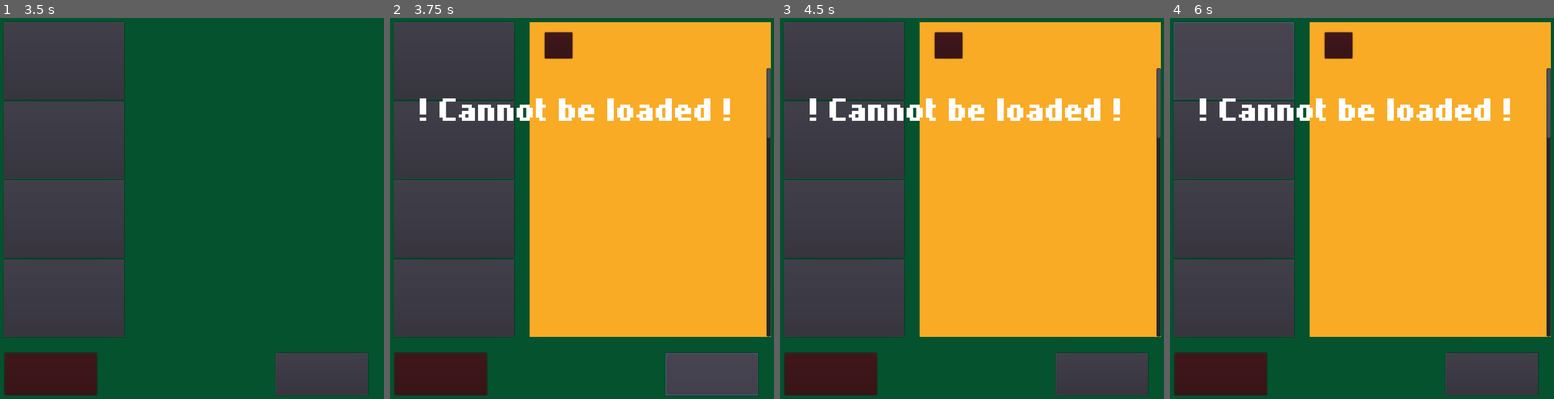
Above: before the commit, frames 1-4 (left to right).
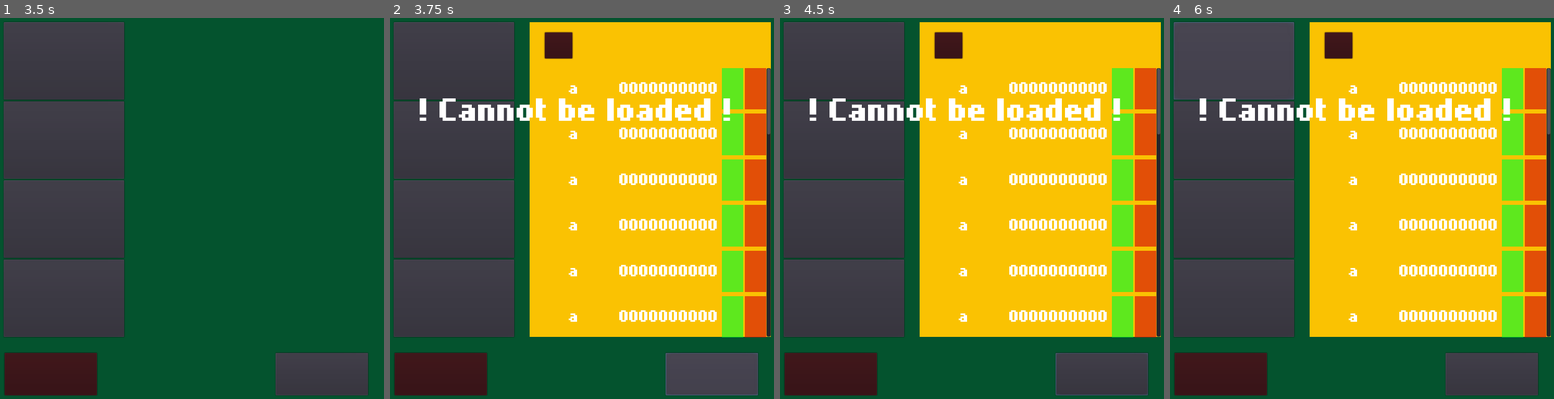
Above: after the commit, the same moments.

Repository: UPDCS192Group4/PusoyDosOnline
Game: Godot game, scene res://Home/Home.tscn
Two runs of this game, one before a commit and one after it. Both use one fixed random seed, a clock stepped at 60 frames per second and the inputs below. This scene is started directly instead of the project's main scene.
Inputs (mouse positions are in pixels of both pictures, inside the frame that each line leads up to):
- Up to frame 1 (3.5 s): click "LEADERBOARDS" at 0.5 s; click "Rules" at 1.25 s; click "Donate" at 2 s; click "HOME" at 2.75 s
- Up to frame 2 (3.75 s): click "FRIENDS" at 3.5 s
- Up to frame 3 (4.5 s): click (1037, 67) at 4.27 s
- Up to frame 4 (6 s): click (1534, 90) at 5.02 s; click "PLAY" at 5.75 s

Frame 1 is identical in both runs. In frame 2, 49% of the frame differs, in the area x 36-100%, y 1-84%; in frame 3, 49%, in the area x 36-100%, y 1-100%; in frame 4, 49%.

Commit message:
Improved player labels in friendlist; added accept and reject buttons

Diff:
--- a/project/Friends/Friendslist.gd
+++ b/project/Friends/Friendslist.gd
@@ -4,6 +4,7 @@
 var panel_scene = preload("res://Friends/PlayerPanel.tscn")
 var friendslist = []
 var requestslist = []
+var in_home = false
 
 func _ready():
 	if not AccountInfo.logged_in:
@@ -25,7 +26,8 @@
 	var err2 = $RequestsRequest.request(requests_url, headers, false, HTTPClient.METHOD_GET)
 
 func _on_Button_pressed():
-	yield(get_tree().create_timer(0.5), "timeout")
+	if in_home:
+		return
 	get_tree().change_scene("res://Home/Home.tscn")
 
 func _get_profile_request_completed(result,response_code,header,body):
@@ -59,5 +61,6 @@
 	var friends = AccountInfo.friends
 	for friend in friends:
 		var panel = panel_scene.instance()
-		panel.setName(friend.username + "     " + str(friend.rating))
+		panel.setName(friend.username)
+		panel.setRating(str(friend.rating))
 		$ScrollContainer/VBoxContainer.add_child(panel)
--- a/project/Friends/Friendslist.tscn
+++ b/project/Friends/Friendslist.tscn
@@ -11,8 +11,8 @@
 [node name="Friendslist" type="Control"]
 anchor_right = 1.0
 anchor_bottom = 1.0
-size_flags_horizontal = 3
-size_flags_vertical = 3
+size_flags_horizontal = 7
+size_flags_vertical = 7
 script = ExtResource( 2 )
 __meta__ = {
 "_edit_use_anchors_": false
@@ -21,7 +21,7 @@
 [node name="ColorRect" type="ColorRect" parent="."]
 anchor_right = 1.0
 anchor_bottom = 1.0
-color = Color( 0.976471, 0.670588, 0.145098, 1 )
+color = Color( 0.980392, 0.760784, 0.00784314, 1 )
 __meta__ = {
 "_edit_use_anchors_": false
 }
@@ -82,6 +82,6 @@
 margin_bottom = 912.0
 size_flags_horizontal = 3
 size_flags_vertical = 3
-custom_constants/separation = 110
+custom_constants/separation = 10
 
 [connection signal="pressed" from="Button" to="." method="_on_Button_pressed"]
--- a/project/Friends/PlayerPanel.gd
+++ b/project/Friends/PlayerPanel.gd
@@ -17,11 +17,27 @@
 
 
 func _on_TextureButton_pressed():
-	print("Yes")
+	# print("Yes")
 	pass # Replace with function body.
 
 func setUsername(username):
-	$TextureButton/HBoxContainer/Name.text = username
+	$HBoxContainer/NameBox/Name.text = username
 
 func setName(username):
 	setUsername(username)
+
+func setRating(rating):
+	$HBoxContainer/RatingBox/Rating.text = rating
+
+func _on_TextureButton_pressed2():
+	print("username")
+
+
+func _on_Accept_pressed():
+	print("Accept")
+	pass # Replace with function body.
+
+
+func _on_Reject_pressed():
+	print("Reject")
+	pass # Replace with function body.
--- a/project/Friends/PlayerPanel.tscn
+++ b/project/Friends/PlayerPanel.tscn
@@ -1,55 +1,228 @@
-[gd_scene load_steps=3 format=2]
+[gd_scene load_steps=4 format=2]
 
 [ext_resource path="res://Friends/PlayerPanel.gd" type="Script" id=1]
-[ext_resource path="res://assets/fonts/lobby_font.tres" type="DynamicFont" id=2]
+[ext_resource path="res://assets/fonts/nokia_cellphone.tres" type="DynamicFont" id=2]
+[ext_resource path="res://assets/fonts/home_dynamicfont.tres" type="DynamicFont" id=3]
 
 [node name="Control" type="Control"]
 anchor_right = 1.0
-margin_bottom = 102.0
+anchor_bottom = 0.0996094
+rect_min_size = Vector2( 0, 102 )
+size_flags_horizontal = 3
 script = ExtResource( 1 )
 __meta__ = {
-"_edit_use_anchors_": false
+"_edit_use_anchors_": true
 }
 
 [node name="TextureButton" type="TextureButton" parent="."]
-anchor_right = 1.0
-anchor_bottom = 1.0
-__meta__ = {
-"_edit_use_anchors_": false
-}
-
-[node name="ColorRect" type="ColorRect" parent="TextureButton"]
-anchor_right = 1.0
-anchor_bottom = 1.0
+visible = false
+anchor_right = 1.0
+anchor_bottom = 1.0
+size_flags_horizontal = 3
+size_flags_vertical = 3
+__meta__ = {
+"_edit_use_anchors_": false
+}
+
+[node name="ColorRect" type="ColorRect" parent="."]
+visible = false
+anchor_right = 1.0
+anchor_bottom = 1.0
+size_flags_horizontal = 3
+size_flags_vertical = 3
 color = Color( 0, 0, 0, 1 )
 __meta__ = {
 "_edit_group_": true,
 "_edit_use_anchors_": false
 }
 
-[node name="HBoxContainer" type="HBoxContainer" parent="TextureButton"]
-anchor_right = 1.0
-anchor_bottom = 1.0
+[node name="HBoxContainer" type="HBoxContainer" parent="."]
+anchor_right = 1.0
+anchor_bottom = 1.0
+__meta__ = {
+"_edit_use_anchors_": false
+}
+
+[node name="NameBox" type="HBoxContainer" parent="HBoxContainer"]
+margin_right = 508.0
+margin_bottom = 102.0
+size_flags_horizontal = 3
+size_flags_vertical = 3
+size_flags_stretch_ratio = 2.0
 __meta__ = {
 "_edit_group_": true,
-"_edit_use_anchors_": false
-}
-
-[node name="VBoxContainer" type="VBoxContainer" parent="TextureButton/HBoxContainer"]
-visible = false
-margin_right = 306.0
+"_edit_use_anchors_": true
+}
+
+[node name="Name" type="Label" parent="HBoxContainer/NameBox"]
+margin_right = 508.0
+margin_bottom = 102.0
+size_flags_horizontal = 3
+size_flags_vertical = 3
+custom_fonts/font = ExtResource( 2 )
+text = "a"
+align = 1
+valign = 1
+
+[node name="ColorRect" type="ColorRect" parent="HBoxContainer/NameBox/Name"]
+margin_bottom = 102.0
+color = Color( 1, 0, 0, 0.196078 )
+__meta__ = {
+"_edit_use_anchors_": false
+}
+
+[node name="TextureButton" type="TextureButton" parent="HBoxContainer/NameBox/Name"]
+anchor_right = 1.0
+anchor_bottom = 1.0
+__meta__ = {
+"_edit_use_anchors_": false
+}
+
+[node name="VBoxContainer" type="VBoxContainer" parent="HBoxContainer/NameBox"]
+visible = false
+margin_left = 717.0
+margin_right = 1024.0
 margin_bottom = 102.0
 size_flags_horizontal = 3
 size_flags_vertical = 3
 size_flags_stretch_ratio = 0.43
 
-[node name="Name" type="Label" parent="TextureButton/HBoxContainer"]
+[node name="RatingBox" type="HBoxContainer" parent="HBoxContainer"]
+margin_left = 512.0
+margin_right = 766.0
+margin_bottom = 102.0
+size_flags_horizontal = 3
+size_flags_vertical = 3
+__meta__ = {
+"_edit_group_": true,
+"_edit_use_anchors_": true
+}
+
+[node name="Rating" type="Label" parent="HBoxContainer/RatingBox"]
+margin_right = 250.0
+margin_bottom = 102.0
+size_flags_horizontal = 3
+size_flags_vertical = 3
+custom_fonts/font = ExtResource( 2 )
+text = "0000000000"
+align = 1
+valign = 1
+
+[node name="VBoxContainer" type="VBoxContainer" parent="HBoxContainer/RatingBox"]
+margin_left = 254.0
+margin_right = 254.0
+margin_bottom = 102.0
+size_flags_horizontal = 3
+size_flags_vertical = 3
+size_flags_stretch_ratio = 0.0
+
+[node name="FriendRequest" type="HBoxContainer" parent="HBoxContainer"]
+margin_left = 770.0
 margin_right = 1024.0
 margin_bottom = 102.0
 size_flags_horizontal = 3
 size_flags_vertical = 3
-custom_fonts/font = ExtResource( 2 )
-text = "HEY THERE"
-align = 1
+
+[node name="ColorRect3" type="ColorRect" parent="HBoxContainer/FriendRequest"]
+margin_right = 125.0
+margin_bottom = 102.0
+size_flags_horizontal = 3
+size_flags_vertical = 3
+color = Color( 0, 1, 0.180392, 0.623529 )
+__meta__ = {
+"_edit_use_anchors_": false
+}
+
+[node name="Label" type="Label" parent="HBoxContainer/FriendRequest/ColorRect3"]
+anchor_right = 1.0
+anchor_bottom = 1.0
+size_flags_horizontal = 3
+size_flags_vertical = 3
+custom_fonts/font = ExtResource( 3 )
+text = "OK"
+align = 1
+valign = 1
+__meta__ = {
+"_edit_use_anchors_": false
+}
+
+[node name="Accept" type="TextureButton" parent="HBoxContainer/FriendRequest/ColorRect3"]
+anchor_right = 1.0
+anchor_bottom = 1.0
+size_flags_horizontal = 3
+size_flags_vertical = 3
+__meta__ = {
+"_edit_use_anchors_": false
+}
+
+[node name="Label" type="Label" parent="HBoxContainer/FriendRequest"]
+visible = false
+margin_right = 173.0
+margin_bottom = 102.0
+size_flags_horizontal = 3
+size_flags_vertical = 3
+custom_fonts/font = ExtResource( 3 )
+text = "OK"
+align = 1
+valign = 1
+__meta__ = {
+"_edit_use_anchors_": false
+}
+
+[node name="ColorRect" type="ColorRect" parent="HBoxContainer/FriendRequest/Label"]
+anchor_right = 1.0
+anchor_bottom = 1.0
+size_flags_horizontal = 3
+size_flags_vertical = 3
+color = Color( 0.247059, 0.827451, 0.0352941, 0.768627 )
+__meta__ = {
+"_edit_use_anchors_": false
+}
+
+[node name="Accept" type="TextureButton" parent="HBoxContainer/FriendRequest/Label"]
+anchor_right = 1.0
+anchor_bottom = 1.0
+size_flags_horizontal = 3
+size_flags_vertical = 3
+__meta__ = {
+"_edit_use_anchors_": false
+}
+
+[node name="ColorRect2" type="ColorRect" parent="HBoxContainer/FriendRequest"]
+margin_left = 129.0
+margin_right = 254.0
+margin_bottom = 102.0
+size_flags_horizontal = 3
+size_flags_vertical = 3
+color = Color( 0.827451, 0.0352941, 0.0352941, 0.623529 )
+__meta__ = {
+"_edit_use_anchors_": false
+}
+
+[node name="Label" type="Label" parent="HBoxContainer/FriendRequest/ColorRect2"]
+anchor_right = 1.0
+anchor_bottom = 1.0
+size_flags_horizontal = 3
+size_flags_vertical = 3
+custom_fonts/font = ExtResource( 3 )
+text = "NO"
+align = 1
+valign = 1
+__meta__ = {
+"_edit_use_anchors_": false
+}
+
+[node name="Reject" type="TextureButton" parent="HBoxContainer/FriendRequest/ColorRect2"]
+anchor_right = 1.0
+anchor_bottom = 1.0
+size_flags_horizontal = 3
+size_flags_vertical = 3
+__meta__ = {
+"_edit_use_anchors_": false
+}
 
 [connection signal="pressed" from="TextureButton" to="." method="_on_TextureButton_pressed"]
+[connection signal="pressed" from="HBoxContainer/NameBox/Name/TextureButton" to="." method="_on_TextureButton_pressed2"]
+[connection signal="pressed" from="HBoxContainer/FriendRequest/ColorRect3/Accept" to="." method="_on_Accept_pressed"]
+[connection signal="pressed" from="HBoxContainer/FriendRequest/Label/Accept" to="." method="_on_Accept_pressed"]
+[connection signal="pressed" from="HBoxContainer/FriendRequest/ColorRect2/Reject" to="." method="_on_Reject_pressed"]
--- a/project/Home/Home.gd
+++ b/project/Home/Home.gd
@@ -89,16 +89,23 @@
 
 func showLeaderboards():
 	#get_tree().change_scene("res://Leaderboards/Leaderboards.tscn")
+	close_sidepanel()
 	sidepanel = leaderboards_scene.instance()
 	$ContainerBox/ContainerBox/Sidepanel.add_child(sidepanel)
 
+func close_sidepanel():
+	if sidepanel == null:
+		print("Sidepanel is already closed")
+		return
+	sidepanel.queue_free()
+	sidepanel = null
 
 func _on_LogoutButton_pressed():
 	AccountInfo.logout()
 	get_tree().change_scene("res://Home/Login.tscn")
 
 func _on_FriendsButton_pressed():
-	if sidepanel != null:
-		sidepanel.queue_free()
+	close_sidepanel()
 	sidepanel = friends_scene.instance()
 	$ContainerBox/ContainerBox/Sidepanel.add_child(sidepanel)
+	sidepanel.get_node("Button").connect("pressed", self, "close_sidepanel")
